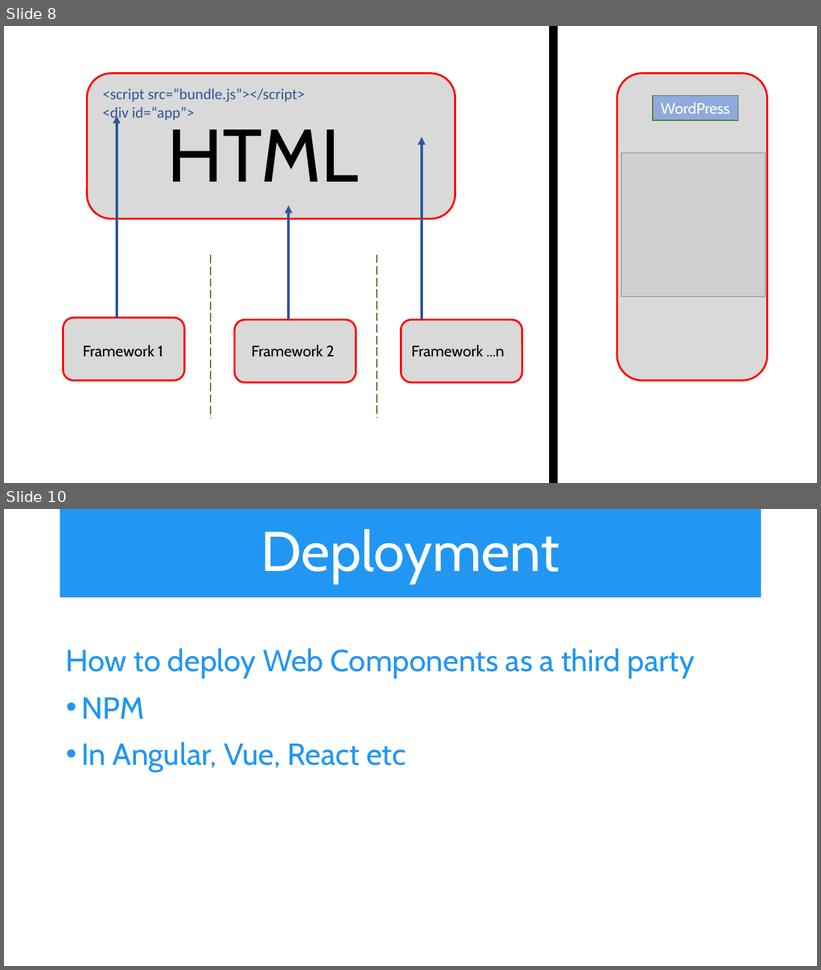
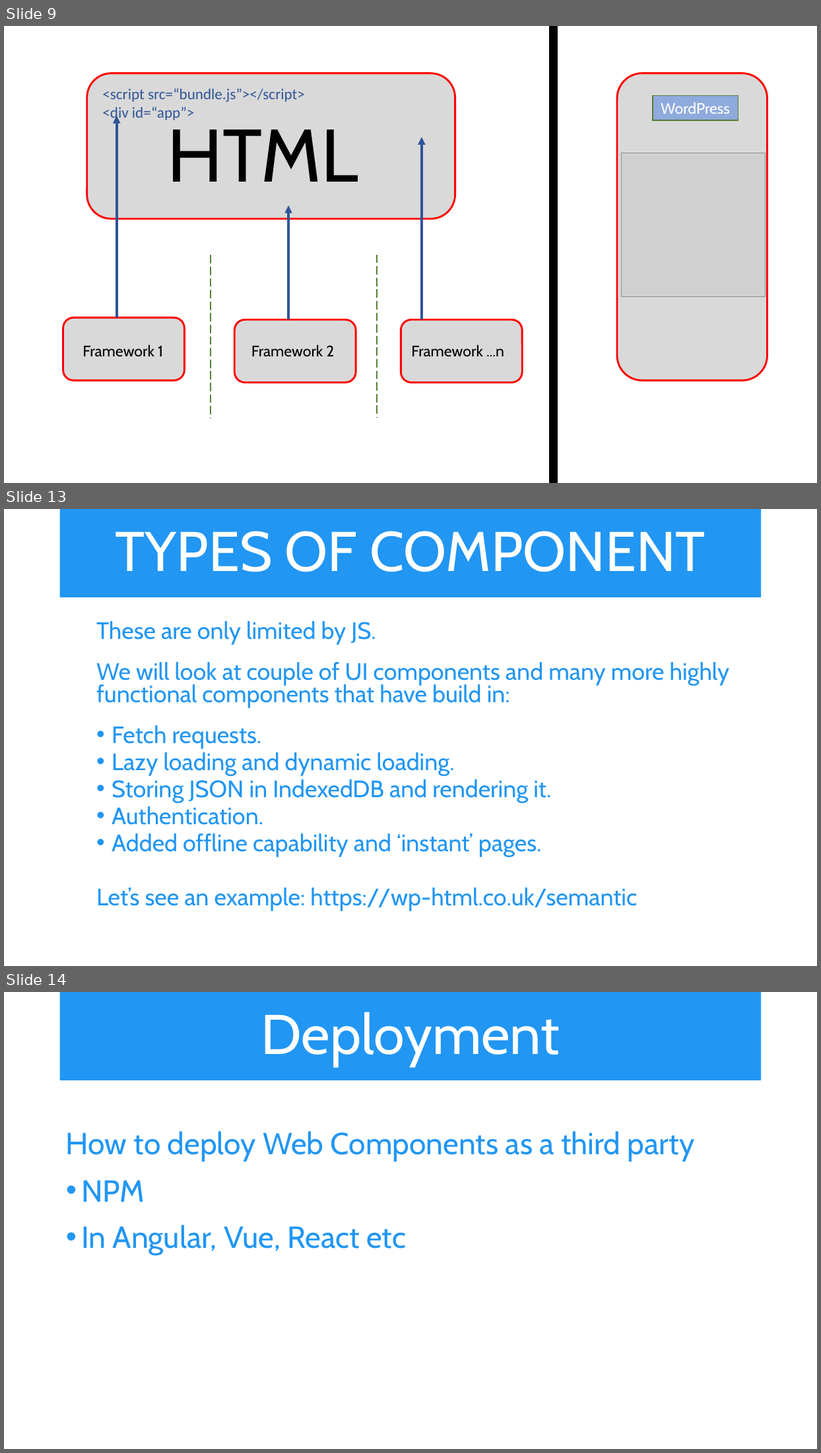
Before and after one commit to iwswordpress/WebComponents, a slide deck: Web-Components.pptx. Shown one above the other, each under a label of ours: slides 8 and 10 before the commit, slides 9, 13 and 14 after it; the slides between them are not shown. The pictures are 821x970 and 821x1453 pixels, drawn with LibreOffice and Linux fonts; fonts in the diff are those of the drawing; grey boxes stand for pictures. Boxes give left, top, right and bottom in pixels: in the first picture for what was removed or moved away, otherwise in the second. Text is boxed around its words. In the diff, an @@ line names an element or a change of style, - is before the commit and + after.

```diff
--- a/Web-Components.pptx
+++ b/Web-Components.pptx
@@ slide 13 added at (x1=4, y1=509, x2=817, y2=966), background #FFFFFF @@
@@ title added at (x1=60, y1=509, x2=762, y2=597), fill #2196F3, 66 pt, text #FFFFFF @@
+TYPES OF COMPONENT
@@ text added at (x1=96, y1=621, x2=730, y2=912), 28 pt, text #2196F3 @@
+  These are only limited by JS.
+  We will look at couple of UI components and many more highly functional components that have build in:
+  • Fetch requests.
+  • Lazy loading and dynamic loading.
+  • Storing JSON in IndexedDB and rendering it.
+  • Authentication.
+  • Added offline capability and ‘instant’ pages.
+  Let’s see an example: https://wp-html.co.uk/semantic
@@ what was slide 8 is now slide 9 @@
@@ what was slide 10 is now slide 14 @@
```
Also in this commit, not shown: 4 slides changed, 4 other slides added, 1 slide removed, 8 other files.
